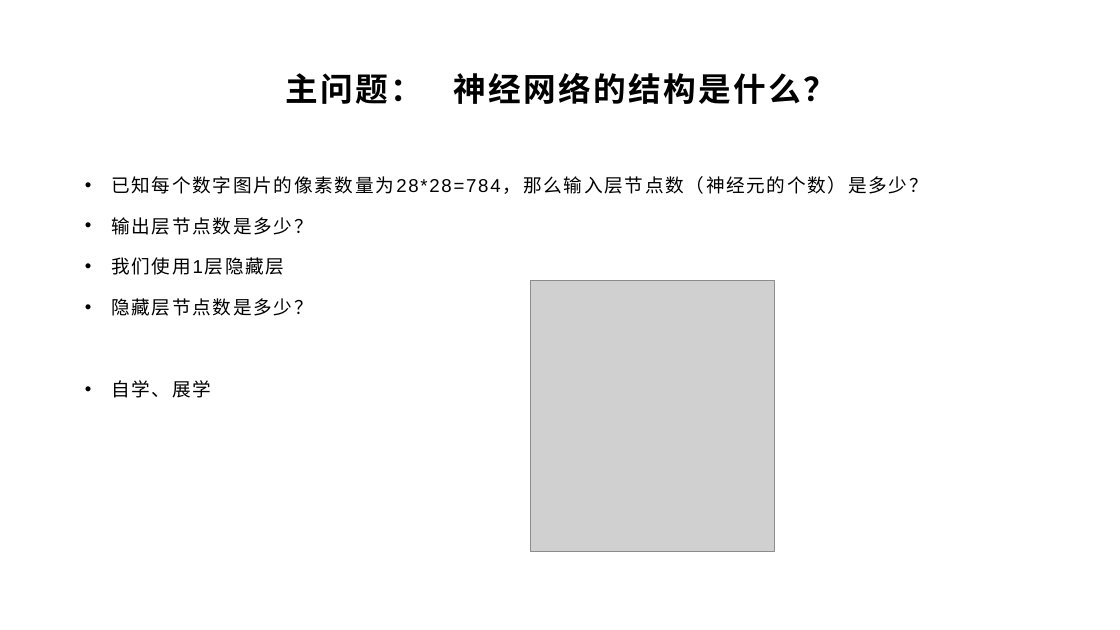
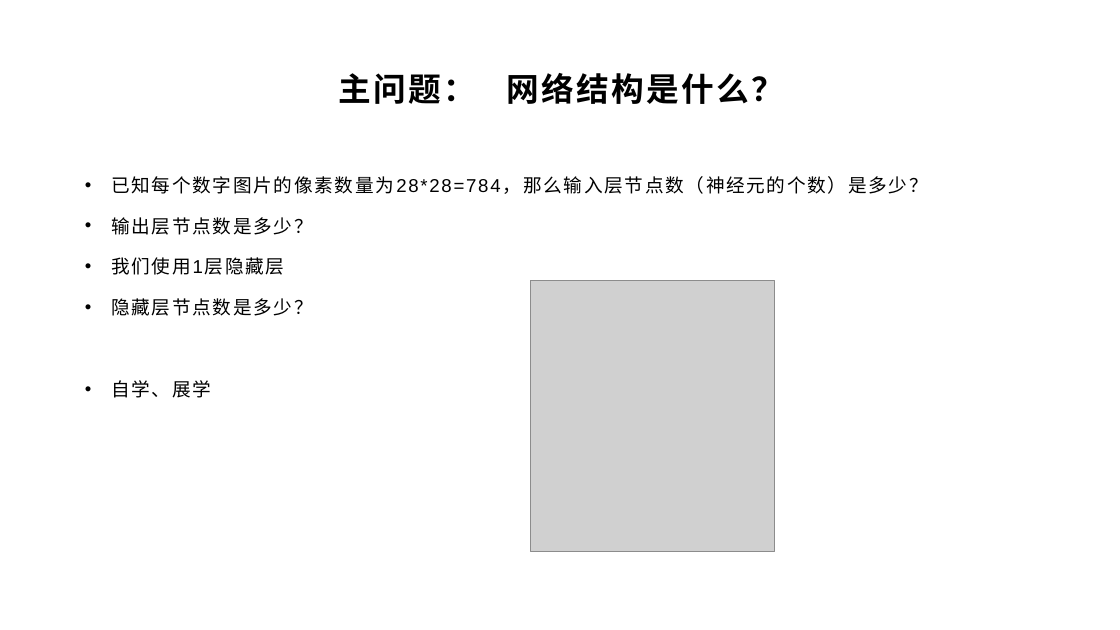
Before and after one commit to yyc-git/DeepLearningEdu, a slide deck: slide 11 of lessons/5_handwriting_by_linear_layer/ppt/用全连接层识别手写数字.pptx. Drawn at 1120x630 pixels with LibreOffice and Linux fonts; fonts in the diff are those of the drawing; grey boxes stand for pictures; background and template pictures are left out. Boxes give left, top, right and bottom in pixels: in the first picture for what was removed or moved away, otherwise in the second. Text is boxed around its words. In the diff, an @@ line names an element or a change of style, - is before the commit and + after.

```diff
--- a/lessons/5_handwriting_by_linear_layer/ppt/用全连接层识别手写数字.pptx
+++ b/lessons/5_handwriting_by_linear_layer/ppt/用全连接层识别手写数字.pptx
@@ title at [338, 73, 783, 104]: text changed @@
-主问题： 神经网络的结构是什么？
+主问题： 网络结构是什么？
```
Also in this commit, not shown: 12 other slides changed.
